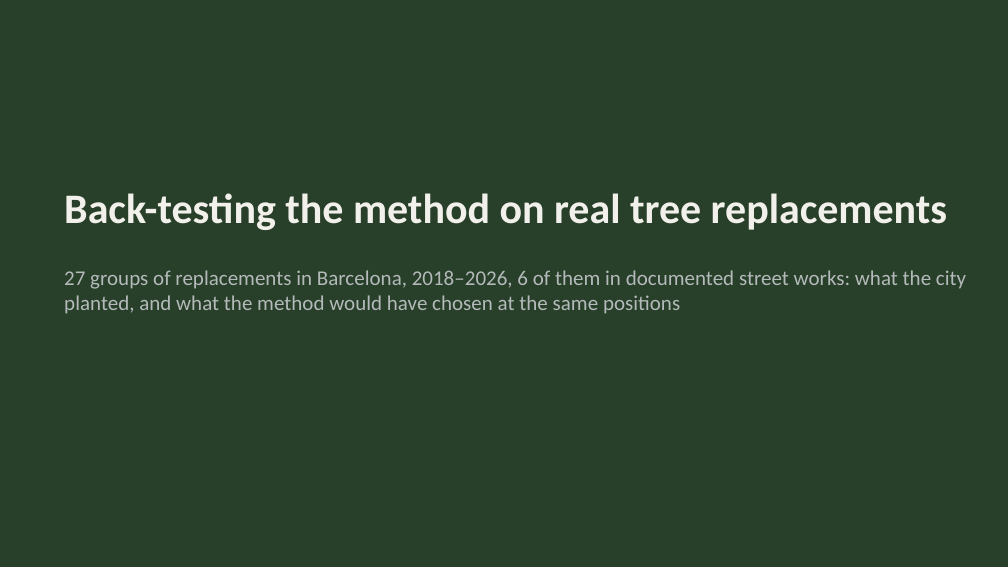
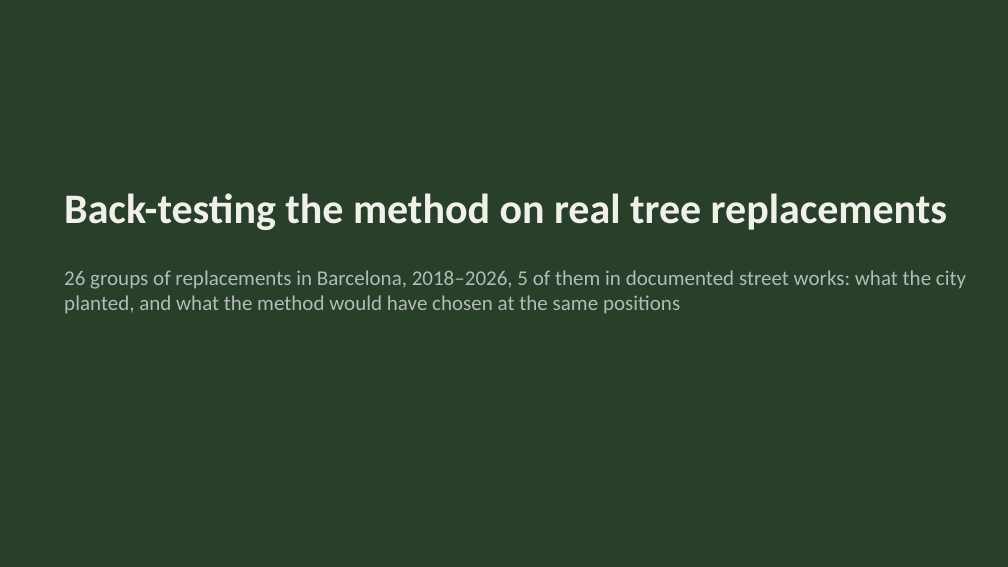
Before and after one commit to giofox96/shade-and-sponge, a slide deck: slide 1 of slides/backtest_works.pptx. Drawn at 1008x567 pixels with LibreOffice and Linux fonts; fonts in the diff are those of the drawing. Boxes give left, top, right and bottom in pixels: in the first picture for what was removed or moved away, otherwise in the second. Text is boxed around its words. In the diff, an @@ line names an element or a change of style, - is before the commit and + after.

```diff
--- a/slides/backtest_works.pptx
+++ b/slides/backtest_works.pptx
@@ text at (x1=64, y1=270, x2=966, y2=314): text changed @@
-27 groups of replacements in Barcelona, 2018–2026, 6 of them in documented street works: what the city planted, and what the method would have chosen at the same positions
+26 groups of replacements in Barcelona, 2018–2026, 5 of them in documented street works: what the city planted, and what the method would have chosen at the same positions
```
Also in this commit, not shown: 9 other slides changed, 3 other files.
